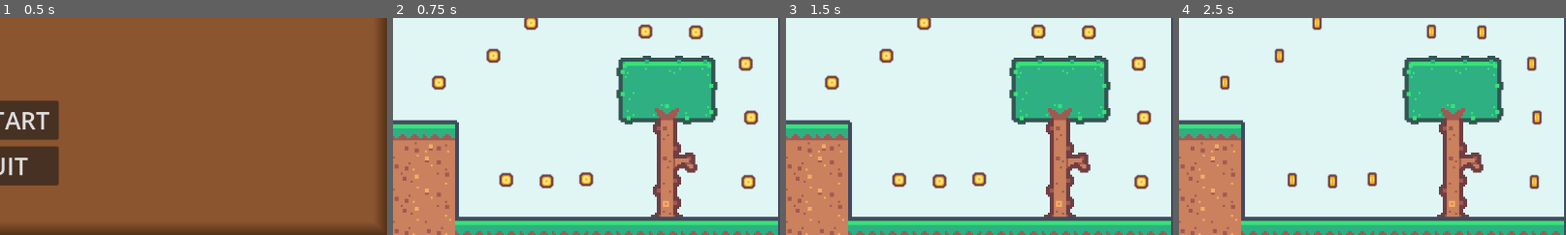
Above: before the commit, frames 1-4 (left to right).
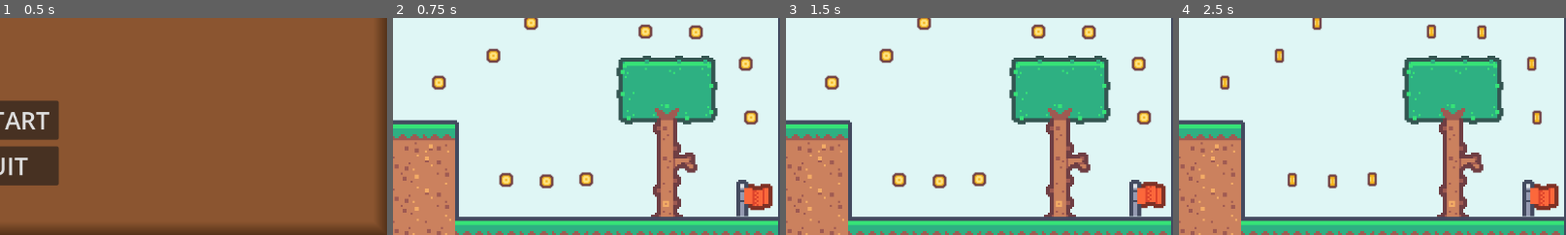
Above: after the commit, the same moments.

Repository: emre-buruk007/Godot-platformer
Game: Godot game, scene res://scenes/game_over_screen.tscn
Same seed, same stepped clock (60 frames per second), same inputs: the game is played once before the commit and once after it. This scene is started directly instead of the project's main scene. Sound files missing from this copy of the repository are replaced by a short silence.
Inputs:
- Up to frame 1 (0.5 s): no input
- Up to frame 2 (0.75 s): click "RESTART" at 0.5 s
- Up to frame 3 (1.5 s): hold Right (right) from 1.28 s (still down)
- Up to frame 4 (2.5 s): keep holding Right (right); tap Space (jump) at 1.52, 2.27 s
The pictures show only the part of the screen within x 50-100%, y 50-100%; the shares and areas given below are measured in that part.

Frame 1 is identical in both runs. In frame 2, 1.4% of the frame differs, in the area x 88-99%, y 72-92%; in frame 3, 1.4%; in frame 4, 1.4%.

Commit message:
Almost finished with the MVP

Diff:
--- a/project.godot
+++ b/project.godot
@@ -11,7 +11,7 @@
 [application]
 
 config/name="Godot Platformer"
-run/main_scene="res://scenes/Levels/Level1.tscn"
+run/main_scene="res://scenes/Levels/Level_1.tscn"
 config/features=PackedStringArray("4.1", "Forward Plus")
 config/icon="res://icon.svg"
 
--- a/scenes/Levels/Level1.tscn
+++ b/scenes/Levels/Level_1.tscn
@@ -1,18 +1,18 @@
-[gd_scene load_steps=16 format=3 uid="uid://bswber55bdq3h"]
-
-[ext_resource type="Script" path="res://scenes/scripts/Level1.gd" id="1_08mqf"]
-[ext_resource type="Texture2D" uid="uid://bfl11770dylry" path="res://assets/textures/tile_0001.png" id="1_t67bh"]
-[ext_resource type="Texture2D" uid="uid://ba0ggt3ppji48" path="res://assets/tilesets/tilemap_packed.png" id="2_6cqxy"]
-[ext_resource type="Texture2D" uid="uid://bg1uuvvetlxsh" path="res://assets/tilesets/tilemap-backgrounds_packed.png" id="3_7ampk"]
-[ext_resource type="PackedScene" uid="uid://t61shexrtnix" path="res://scenes/main_character.tscn" id="4_g7dcn"]
-[ext_resource type="PackedScene" uid="uid://5lox3bppik7q" path="res://scenes/flying_enemy.tscn" id="5_ldr8a"]
-[ext_resource type="AudioStream" uid="uid://cnnynkdb3mtgq" path="res://assets/music/SFX/player_dying.ogg" id="6_n6hqm"]
-[ext_resource type="PackedScene" uid="uid://bqt6ibamrni6j" path="res://scenes/collectible.tscn" id="7_v2xep"]
-[ext_resource type="Script" path="res://scenes/scripts/ScoreLabel.gd" id="8_42yvb"]
-[ext_resource type="AudioStream" uid="uid://binpiau8gvblb" path="res://assets/music/BGM/Analog-Nostalgia.mp3" id="10_qquic"]
+[gd_scene load_steps=14 format=3 uid="uid://bswber55bdq3h"]
+
+[ext_resource type="Script" path="res://scenes/scripts/Level1.gd" id="1_21lhu"]
+[ext_resource type="Texture2D" uid="uid://bfl11770dylry" path="res://assets/textures/tile_0001.png" id="2_abnog"]
+[ext_resource type="Texture2D" uid="uid://ba0ggt3ppji48" path="res://assets/tilesets/tilemap_packed.png" id="3_o060y"]
+[ext_resource type="PackedScene" uid="uid://t61shexrtnix" path="res://scenes/main_character.tscn" id="4_kfxe5"]
+[ext_resource type="PackedScene" uid="uid://5lox3bppik7q" path="res://scenes/flying_enemy.tscn" id="5_55hpo"]
+[ext_resource type="AudioStream" uid="uid://cnnynkdb3mtgq" path="res://assets/music/SFX/player_dying.ogg" id="6_cuu2d"]
+[ext_resource type="PackedScene" uid="uid://bqt6ibamrni6j" path="res://scenes/collectible.tscn" id="7_vbur7"]
+[ext_resource type="Script" path="res://scenes/scripts/ScoreLabel.gd" id="8_olc4x"]
+[ext_resource type="AudioStream" uid="uid://binpiau8gvblb" path="res://assets/music/BGM/Analog-Nostalgia.mp3" id="9_qlw7e"]
+[ext_resource type="PackedScene" uid="uid://npsjf3jjkxie" path="res://scenes/next_level.tscn" id="10_84kvb"]
 
 [sub_resource type="TileSetAtlasSource" id="TileSetAtlasSource_f01ti"]
-texture = ExtResource("2_6cqxy")
+texture = ExtResource("3_o060y")
 texture_region_size = Vector2i(18, 18)
 0:0/0 = 0
 0:0/0/physics_layer_0/linear_velocity = Vector2(0, 0)
@@ -628,46 +628,14 @@
 physics_layer_0/collision_layer = 1
 sources/0 = SubResource("TileSetAtlasSource_f01ti")
 
-[sub_resource type="TileSetAtlasSource" id="TileSetAtlasSource_rtky3"]
-texture = ExtResource("3_7ampk")
-texture_region_size = Vector2i(24, 24)
-0:0/0 = 0
-1:0/0 = 0
-2:0/0 = 0
-3:0/0 = 0
-4:0/0 = 0
-5:0/0 = 0
-6:0/0 = 0
-7:0/0 = 0
-0:1/0 = 0
-1:1/0 = 0
-2:1/0 = 0
-3:1/0 = 0
-4:1/0 = 0
-5:1/0 = 0
-6:1/0 = 0
-7:1/0 = 0
-0:2/0 = 0
-1:2/0 = 0
-2:2/0 = 0
-3:2/0 = 0
-4:2/0 = 0
-5:2/0 = 0
-6:2/0 = 0
-7:2/0 = 0
-
-[sub_resource type="TileSet" id="TileSet_4aa81"]
-tile_size = Vector2i(24, 24)
-sources/0 = SubResource("TileSetAtlasSource_rtky3")
-
 [sub_resource type="Curve2D" id="Curve2D_fcvll"]
 _data = {
 "points": PackedVector2Array(0, 0, 0, 0, 1101, 200, 0, 0, 0, 0, 217, 194, 0, 0, 0, 0, 1101, 201)
 }
 point_count = 3
 
-[node name="Level1" type="Node"]
-script = ExtResource("1_08mqf")
+[node name="Level_1" type="Node"]
+script = ExtResource("1_21lhu")
 
 [node name="TextureRect" type="TextureRect" parent="."]
 anchors_preset = 15
@@ -686,12 +654,7 @@
 layer_0/name = "Collidable"
 layer_0/tile_data = PackedInt32Array(851968, 131072, 1, 851969, 131072, 1, 851970, 131072, 1, 851971, 131072, 1, 851972 …(1914 unchanged characters)…
 
-[node name="background" type="TileMap" parent="."]
-scale = Vector2(3, 3)
-tile_set = SubResource("TileSet_4aa81")
-format = 2
-
-[node name="MainCharacter" parent="." instance=ExtResource("4_g7dcn")]
+[node name="MainCharacter" parent="." instance=ExtResource("4_kfxe5")]
 
 [node name="Path2D" type="Path2D" parent="."]
 curve = SubResource("Curve2D_fcvll")
@@ -701,71 +664,68 @@
 rotation = -3.13481
 rotates = false
 
-[node name="FlyingEnemy" parent="Path2D/PathFollow2D" instance=ExtResource("5_ldr8a")]
+[node name="FlyingEnemy" parent="Path2D/PathFollow2D" instance=ExtResource("5_55hpo")]
 position = Vector2(1.00671, 0.993225)
 rotation = 3.13481
 motion_mode = 1
 
 [node name="player_dead_sfx" type="AudioStreamPlayer" parent="."]
-stream = ExtResource("6_n6hqm")
+stream = ExtResource("6_cuu2d")
 
 [node name="Collectibles" type="Node" parent="."]
 
-[node name="collectible" parent="Collectibles" instance=ExtResource("7_v2xep")]
+[node name="collectible" parent="Collectibles" instance=ExtResource("7_vbur7")]
 position = Vector2(973, 182)
 
-[node name="collectible2" parent="Collectibles" instance=ExtResource("7_v2xep")]
+[node name="collectible2" parent="Collectibles" instance=ExtResource("7_vbur7")]
 position = Vector2(554, 424)
 
-[node name="collectible3" parent="Collectibles" instance=ExtResource("7_v2xep")]
+[node name="collectible3" parent="Collectibles" instance=ExtResource("7_vbur7")]
 position = Vector2(645, 421)
 
-[node name="collectible4" parent="Collectibles" instance=ExtResource("7_v2xep")]
+[node name="collectible4" parent="Collectibles" instance=ExtResource("7_vbur7")]
 position = Vector2(726, 381)
 
-[node name="collectible5" parent="Collectibles" instance=ExtResource("7_v2xep")]
+[node name="collectible5" parent="Collectibles" instance=ExtResource("7_vbur7")]
 position = Vector2(782, 332)
 
-[node name="collectible6" parent="Collectibles" instance=ExtResource("7_v2xep")]
+[node name="collectible6" parent="Collectibles" instance=ExtResource("7_vbur7")]
 position = Vector2(847, 292)
 
-[node name="collectible7" parent="Collectibles" instance=ExtResource("7_v2xep")]
+[node name="collectible7" parent="Collectibles" instance=ExtResource("7_vbur7")]
 position = Vector2(907, 231)
 
-[node name="collectible8" parent="Collectibles" instance=ExtResource("7_v2xep")]
+[node name="collectible8" parent="Collectibles" instance=ExtResource("7_vbur7")]
 position = Vector2(1027, 346)
 
-[node name="collectible9" parent="Collectibles" instance=ExtResource("7_v2xep")]
+[node name="collectible9" parent="Collectibles" instance=ExtResource("7_vbur7")]
 position = Vector2(952, 345)
 
-[node name="collectible10" parent="Collectibles" instance=ExtResource("7_v2xep")]
+[node name="collectible10" parent="Collectibles" instance=ExtResource("7_vbur7")]
 position = Vector2(1028, 201)
 
-[node name="collectible11" parent="Collectibles" instance=ExtResource("7_v2xep")]
+[node name="collectible11" parent="Collectibles" instance=ExtResource("7_vbur7")]
 position = Vector2(1101, 393)
 
-[node name="collectible12" parent="Collectibles" instance=ExtResource("7_v2xep")]
+[node name="collectible12" parent="Collectibles" instance=ExtResource("7_vbur7")]
 position = Vector2(1109, 473)
 
-[node name="collectible13" parent="Collectibles" instance=ExtResource("7_v2xep")]
-position = Vector2(1105, 569)
-
-[node name="collectible14" parent="Collectibles" instance=ExtResource("7_v2xep")]
+[node name="collectible14" parent="Collectibles" instance=ExtResource("7_vbur7")]
 position = Vector2(745, 566)
 
-[node name="collectible15" parent="Collectibles" instance=ExtResource("7_v2xep")]
+[node name="collectible15" parent="Collectibles" instance=ExtResource("7_vbur7")]
 position = Vector2(864, 565)
 
-[node name="collectible16" parent="Collectibles" instance=ExtResource("7_v2xep")]
+[node name="collectible16" parent="Collectibles" instance=ExtResource("7_vbur7")]
 position = Vector2(805, 568)
 
-[node name="collectible17" parent="Collectibles" instance=ExtResource("7_v2xep")]
+[node name="collectible17" parent="Collectibles" instance=ExtResource("7_vbur7")]
 position = Vector2(452, 568)
 
-[node name="collectible18" parent="Collectibles" instance=ExtResource("7_v2xep")]
+[node name="collectible18" parent="Collectibles" instance=ExtResource("7_vbur7")]
 position = Vector2(337, 571)
 
-[node name="collectible19" parent="Collectibles" instance=ExtResource("7_v2xep")]
+[node name="collectible19" parent="Collectibles" instance=ExtResource("7_vbur7")]
 position = Vector2(239, 571)
 
 [node name="ScoreLabel" type="Label" parent="."]
@@ -778,8 +738,11 @@
 scale = Vector2(2, 2)
 text = "Score: "
 vertical_alignment = 1
-script = ExtResource("8_42yvb")
+script = ExtResource("8_olc4x")
 
 [node name="BGMLevel1" type="AudioStreamPlayer" parent="."]
-stream = ExtResource("10_qquic")
+stream = ExtResource("9_qlw7e")
 volume_db = -10.306
+
+[node name="NextLevel" parent="." instance=ExtResource("10_84kvb")]
+position = Vector2(1114, 593)
--- /dev/null
+++ b/scenes/Levels/Level_2.tscn
@@ -0,0 +1,3 @@
+[gd_scene format=3 uid="uid://jdq1y2060q6n"]
+
+[node name="Level_2" type="Node2D"]
--- a/scenes/main_character.tscn
+++ b/scenes/main_character.tscn
@@ -41,7 +41,7 @@
 
 [node name="MainCharacter" type="CharacterBody2D"]
 position = Vector2(89, 560)
-collision_mask = 7
+collision_mask = 23
 script = ExtResource("1_v41gs")
 
 [node name="AnimatedSprite2D" type="AnimatedSprite2D" parent="."]
--- a/scenes/next_level.tscn
+++ b/scenes/next_level.tscn
@@ -1,9 +1,26 @@
-[gd_scene load_steps=4 format=3 uid="uid://npsjf3jjkxie"]
+[gd_scene load_steps=7 format=3 uid="uid://npsjf3jjkxie"]
 
 [ext_resource type="Script" path="res://scenes/scripts/next_level.gd" id="1_6mici"]
 [ext_resource type="Texture2D" uid="uid://cp4i6f5d0ocgx" path="res://assets/textures/tile_0112.png" id="1_nx46x"]
+[ext_resource type="Texture2D" uid="uid://bftg0vr0p4y8y" path="res://assets/textures/tile_0111.png" id="2_jpjdx"]
+[ext_resource type="AudioStream" uid="uid://c8v3jxpl2v528" path="res://assets/music/SFX/next_level.wav" id="2_y5r37"]
 
-[sub_resource type="RectangleShape2D" id="RectangleShape2D_5hdy4"]
+[sub_resource type="SpriteFrames" id="SpriteFrames_565re"]
+animations = [{
+"frames": [{
+"duration": 1.0,
+"texture": ExtResource("2_jpjdx")
+}, {
+"duration": 1.0,
+"texture": ExtResource("1_nx46x")
+}],
+"loop": true,
+"name": &"default",
+"speed": 3.0
+}]
+
+[sub_resource type="RectangleShape2D" id="RectangleShape2D_bck3d"]
+size = Vector2(18, 18.3333)
 
 [node name="NextLevel" type="Area2D"]
 texture_filter = 1
@@ -11,11 +28,16 @@
 collision_layer = 16
 script = ExtResource("1_6mici")
 
+[node name="NextLevel" type="AudioStreamPlayer" parent="."]
+stream = ExtResource("2_y5r37")
+
+[node name="AnimatedSprite2D" type="AnimatedSprite2D" parent="."]
+sprite_frames = SubResource("SpriteFrames_565re")
+autoplay = "default"
+frame_progress = 0.392014
+
 [node name="CollisionShape2D" type="CollisionShape2D" parent="."]
-shape = SubResource("RectangleShape2D_5hdy4")
-
-[node name="Sprite2D" type="Sprite2D" parent="CollisionShape2D"]
-texture_filter = 1
-texture = ExtResource("1_nx46x")
+position = Vector2(0, -0.166667)
+shape = SubResource("RectangleShape2D_bck3d")
 
 [connection signal="body_entered" from="." to="." method="_on_body_entered"]
--- a/scenes/scripts/game_over_screen.gd
+++ b/scenes/scripts/game_over_screen.gd
@@ -12,7 +12,7 @@
 
 func _on_button_restart_pressed():
 	Global.score = 0
-	get_tree().change_scene_to_file("res://scenes/Levels/Level1.tscn")
+	get_tree().change_scene_to_file("res://scenes/Levels/Level_1.tscn")
 
 
 func _on_button_quit_pressed():
--- a/scenes/scripts/next_level.gd
+++ b/scenes/scripts/next_level.gd
@@ -1,4 +1,6 @@
 extends Area2D
+@onready var next_level = $NextLevel
+@onready var collision_shape_2d = $CollisionShape2D
 
 
 # Called when the node enters the scene tree for the first time.
@@ -6,11 +8,9 @@
 	pass # Replace with function body.
 
 
-# Called every frame. 'delta' is the elapsed time since the previous frame.
-func _process(delta):
-	pass
+func _on_body_entered(_body):
+	get_tree().set_pause(true)
 
-
-func _on_body_entered(body):
-
-	pass # Replace with function body.
+	next_level.play()
+	await(next_level.finished)
+	get_tree().change_scene_to_file("res://scenes/Levels/level_2.tscn")
Not shown, added: assets/music/BGM/space_echo.ogg.import
Not shown, added: assets/music/SFX/next_level.wav.import
Binary file added: assets/textures/tile_0111.png
Not shown, added: assets/textures/tile_0111.png.import
Not shown: 1 places in scenes/Levels/Level_1.tscn that only renumber resources
Not shown, added: assets/music/BGM/space_echo.ogg
Not shown, added: assets/music/SFX/next_level.wav
